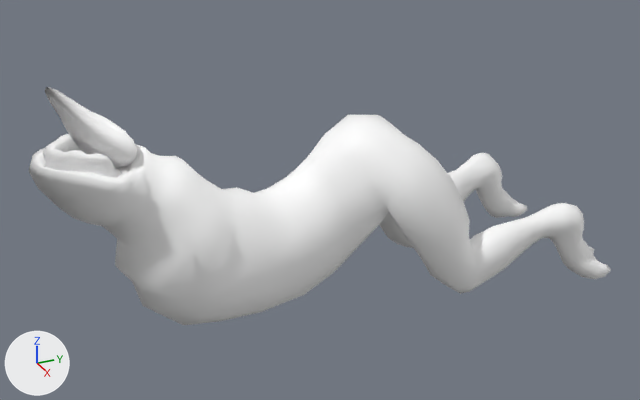
The FBX model Assets/Models/Moper_Idle.fbx, before and after one commit.
Camera for both pictures: a 50 mm lens placed at (0.1328, -0.0673, 0.0858), pointed at (0.0003, -0.0076, 0.0195). The axes (+X, +Y, +Z) are drawn at lower left. The lights are the same throughout. Where no turn or scale is listed for an object, it has been applied to the vertices.

The older version as bpy lines, for what is in view:
```python
me_mesh = bpy.data.meshes.new('Mesh')
me_mesh.from_pydata(...)  # 920 vertices, 918 faces; spans x -0.0187..0.0187, y -0.0329..0.071, z -0.0129..0.0225
me_mesh.materials.append(mat_lambert1)  # white #ffffff
me_mesh_001 = bpy.data.meshes.new('Mesh.001')
me_mesh_001.from_pydata(...)  # 304 vertices, 284 faces; spans x -0.00652..0.00652, y -0.03079..-0.01987, z 0.01814..0.02434
me_mesh_001.materials.append(mat_lambert1)  # white #ffffff
me_mesh_002 = bpy.data.meshes.new('Mesh.002')
me_mesh_002.from_pydata(...)  # 204 vertices, 202 faces; spans x -0.00536..0.00536, y -0.02901..-0.01621, z 0.01873..0.03353
me_mesh_002.materials.append(mat_lambert1)  # white #ffffff
ob_body_mesh = bpy.data.objects.new('Body_Mesh', me_mesh)
ob_body_mesh.location = (0.0, -0.0235, 0.0125)
ob_teeth_mesh = bpy.data.objects.new('Teeth_Mesh', me_mesh_001)
ob_teeth_mesh.location = (0.0, -0.0235, 0.0125)
ob_tongue_mesh = bpy.data.objects.new('Tongue_Mesh', me_mesh_002)
ob_tongue_mesh.location = (0.0, -0.0235, 0.0125)
```
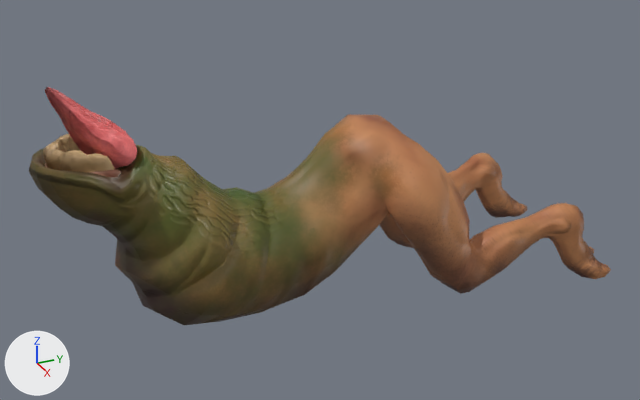
Boxes (x1, y1, x2, y2) around the edits, measured in the pictures (640 x 400 px):
'Body_Mesh', recoloured
    both: (29, 115, 611, 325)
'Tongue_Mesh', recoloured (white to pink)
    both: (45, 87, 137, 168)
'Teeth_Mesh', recoloured (white to brown)
    both: (43, 134, 121, 177)

What the commit changed:
Picture 'Moper_Normal.png' (img_moper_normal_png) is new.
Picture 'Moper_Metallic.png' (img_moper_metallic_png) is new.
Picture 'Moper_BaseColor.png' (img_moper_basecolor_png) is new.
Material 'Moper_FinalRig:MoperTexture' (mat_moper_finalrig_mopertexture) is new.
Uses the picture img_moper_basecolor_png.
Uses the picture img_moper_metallic_png.
Uses the picture img_moper_normal_png.
me_mesh_002 has 204 vertices, 202 faces and spans x -0.00536..0.00536, y -0.02901..-0.01621, z 0.01873..0.03353.
me_mesh_002 no longer uses material mat_lambert1 (white #ffffff).
me_mesh_002 now uses material mat_moper_finalrig_mopertexture.
me_mesh has 920 vertices, 918 faces and spans x -0.0187..0.0187, y -0.0329..0.071, z -0.0129..0.0225.
me_mesh no longer uses material mat_lambert1 (white #ffffff).
me_mesh now uses material mat_moper_finalrig_mopertexture.
me_mesh_001 has 304 vertices, 284 faces and spans x -0.00652..0.00652, y -0.03079..-0.01987, z 0.01814..0.02434.
me_mesh_001 no longer uses material mat_lambert1 (white #ffffff).
me_mesh_001 now uses material mat_moper_finalrig_mopertexture.
